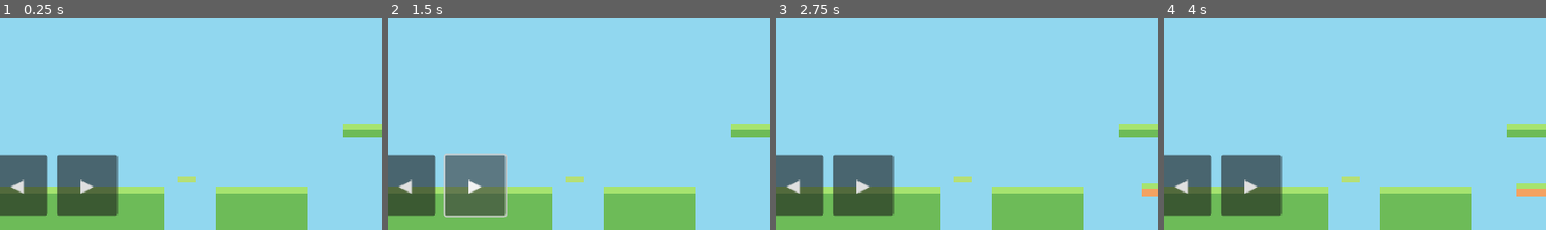
Above: before the commit, frames 1-4 (left to right).
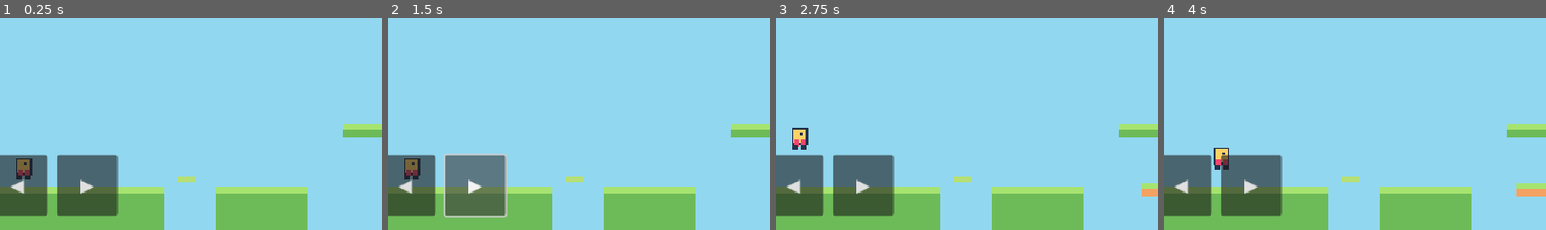
Above: after the commit, the same moments.

Repository: ishak6/PixelQuest-2D
Game: Godot game, scene res://scenes/main.tscn
Two runs of this game, one before a commit and one after it. Both use one fixed random seed, a clock stepped at 60 frames per second and the inputs below.
Inputs:
- Up to frame 1 (0.25 s): no input
- Up to frame 2 (1.5 s): click "◀" at 0.5 s; click "▶" at 1.25 s
- Up to frame 3 (2.75 s): click "JUMP" at 2 s
- Up to frame 4 (4 s): click "↻" at 2.75 s; hold D (move_right) from 3.53 s (still down); tap Space (jump) at 3.77 s
The pictures show only the part of the screen within x 4-54%, y 47-97%; the shares and areas given below are measured in that part.

The runs differ from the first frame. In frame 1, 0.4% of the frame differs, in the area x 4-9%, y 66-77%; in frame 2, 0.4%; in frame 3, 0.4%, in the area x 4-9%, y 51-63%; in frame 4, 0.4%.
Error before the commit: Cannot call method 'set_script' on a null value. (res://scripts/main.gd:237)

Commit message:
Fix player script instantiation

Diff:
--- a/scripts/main.gd
+++ b/scripts/main.gd
@@ -233,8 +233,7 @@
     ui_layer.add_child(button)
 
 func _spawn_player() -> void:
-    player = CharacterBody2D.new() as PQPlayer
-    player.set_script(PLAYER_SCRIPT)
+    player = PLAYER_SCRIPT.new() as PQPlayer
     player.position = Vector2(70, FLOOR_Y - 45)
     var collision := CollisionShape2D.new()
     var shape := RectangleShape2D.new()
